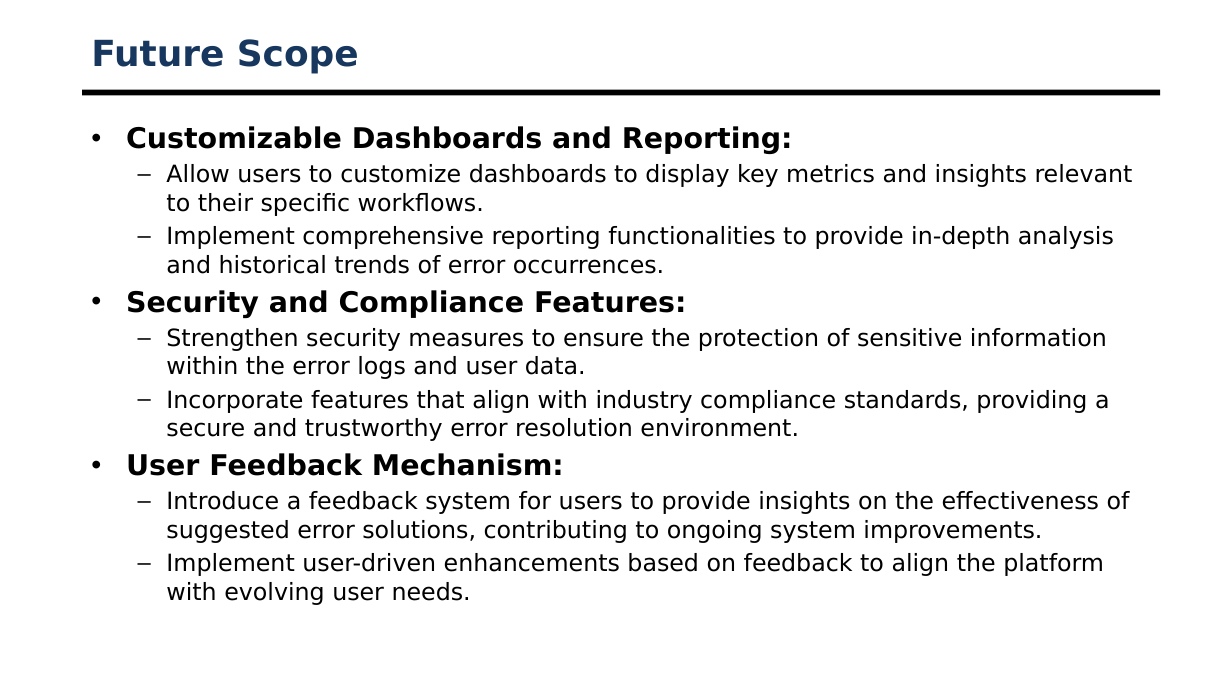
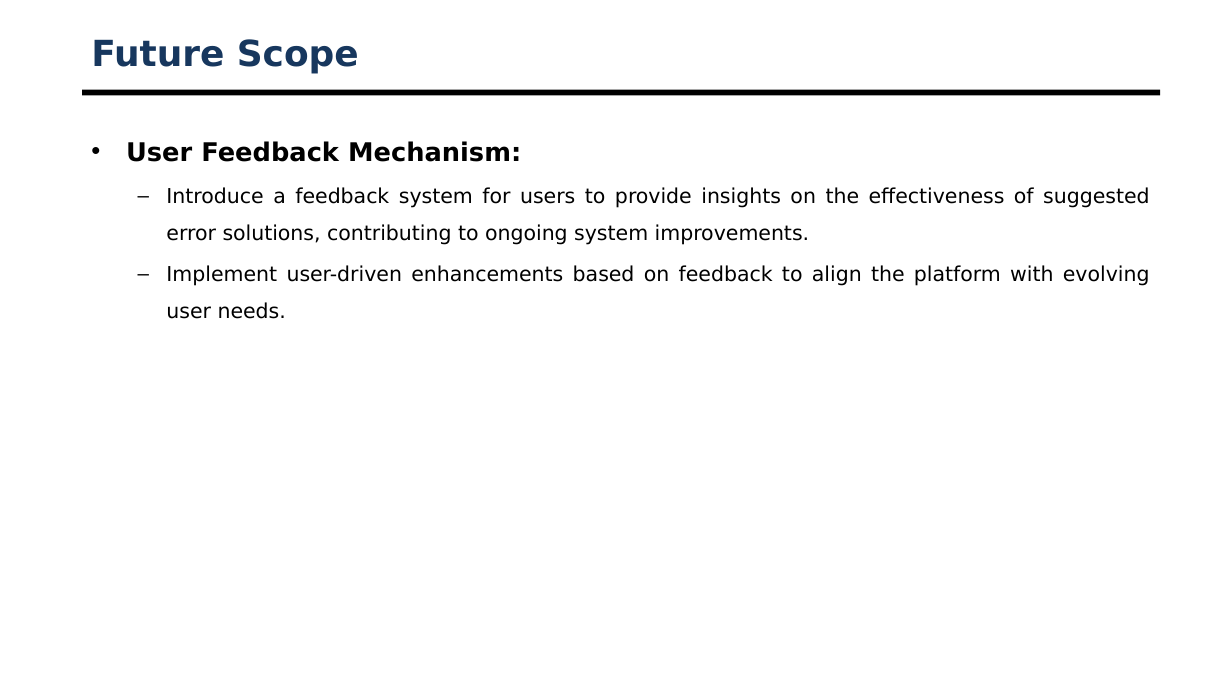
Before and after one commit to KiranspaceLDR/AI-Server-Log-Mangement-Software, a slide deck: slide 31 of Documentation/20201CEI0161_Final_Presentation.pptx (slide 33 before the commit). Drawn at 1232x693 pixels with LibreOffice and Linux fonts; fonts in the diff are those of the drawing; background and template pictures are left out. Boxes give left, top, right and bottom in pixels: in the first picture for what was removed or moved away, otherwise in the second. Text is boxed around its words. In the diff, an @@ line names an element or a change of style, - is before the commit and + after.

```diff
--- a/Documentation/20201CEI0161_Final_Presentation.pptx
+++ b/Documentation/20201CEI0161_Final_Presentation.pptx
@@ text "User Feedback Mechanism:" at <box>126,141,1150,319</box>: size 22.2 to 20 pt in "User Feedback Mechanism:"; size 18.5 to 16 pt; alignment left to justified; line spacing 1 to 1.5 @@
@@ text at <box>126,126,1133,441</box>: paragraphs removed @@
-• Customizable Dashboards and Reporting:
-  – Allow users to customize dashboards to display key metrics and insights relevant to their specific workflows.
-  – Implement comprehensive reporting functionalities to provide in-depth analysis and historical trends of error occurrences.
-• Security and Compliance Features:
-  – Strengthen security measures to ensure the protection of sensitive information within the error logs and user data.
-  – Incorporate features that align with industry compliance standards, providing a secure and trustworthy error resolution environment.
```
Also in this commit, not shown: 21 other slides changed, 4 slides removed, 4 other files.
